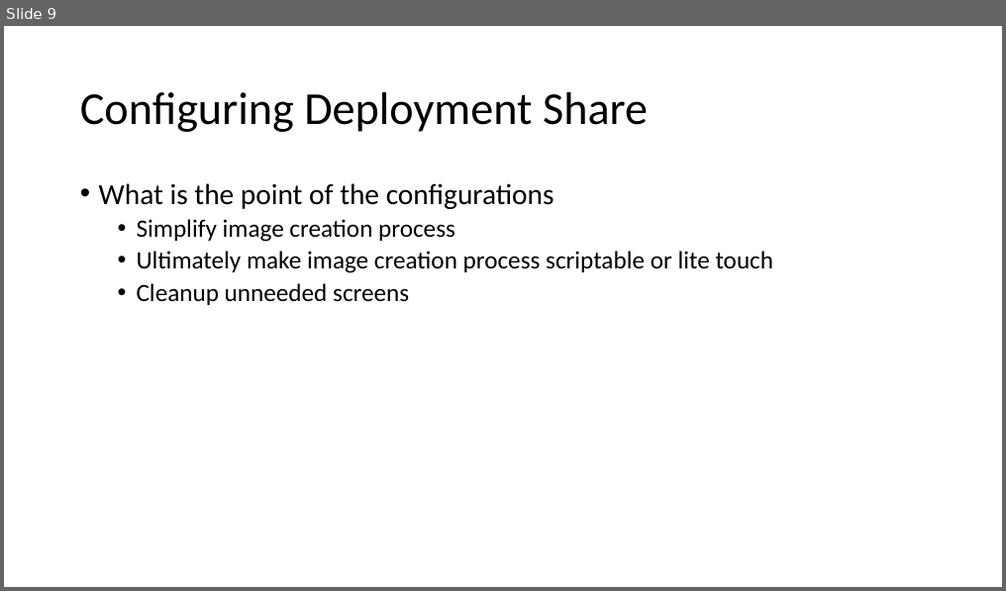
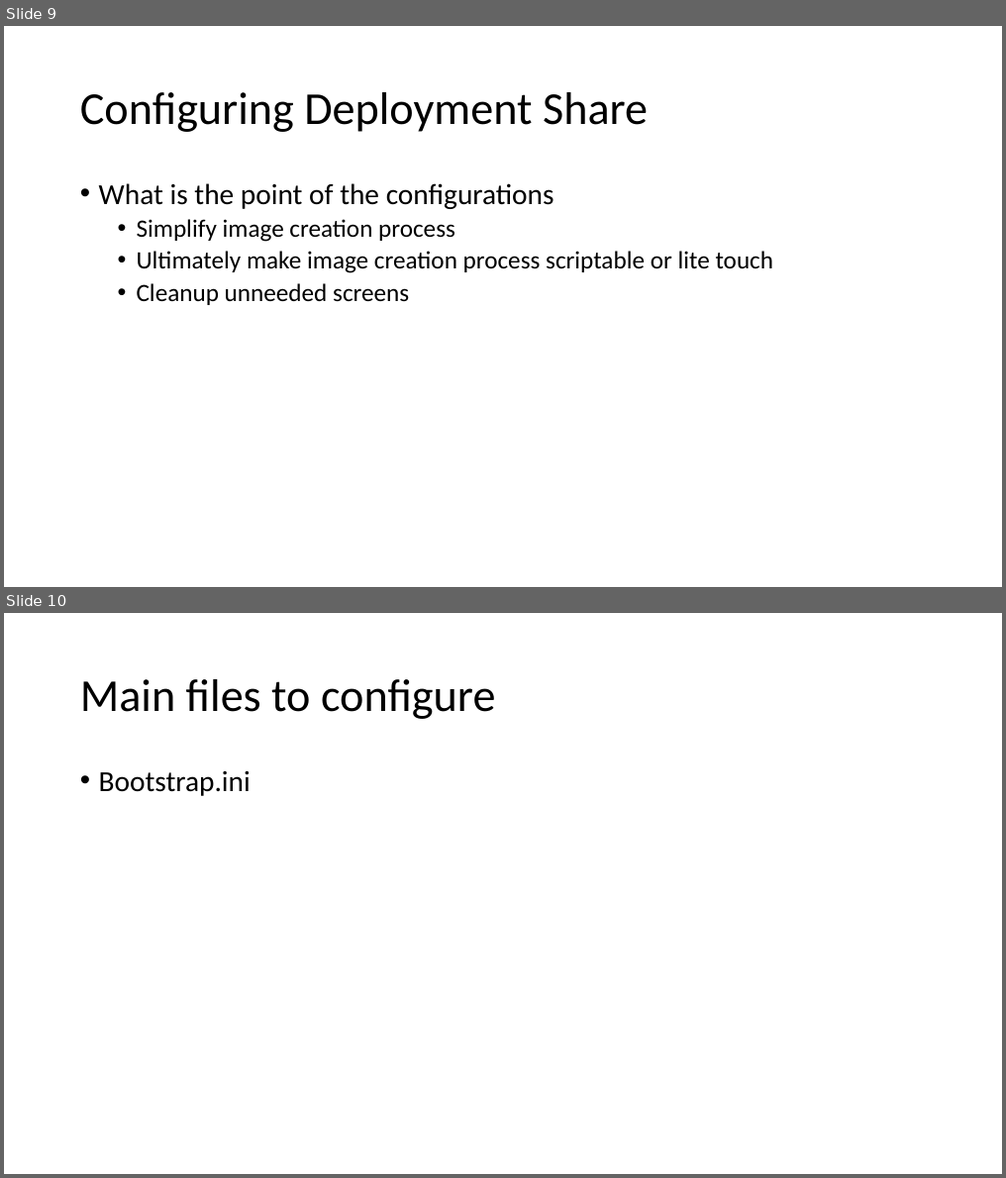
Before and after one commit to fydexx/HECC-2018, a slide deck: Part_01/Section01.pptx. Shown one above the other, each under a label of ours: slide 9 before the commit, slides 9 and 10 after it. The pictures are 1006x591 and 1006x1178 pixels, drawn with LibreOffice and Linux fonts; fonts in the diff are those of the drawing. Boxes give left, top, right and bottom in pixels: in the first picture for what was removed or moved away, otherwise in the second. Text is boxed around its words. In the diff, an @@ line names an element or a change of style, - is before the commit and + after.

```diff
--- a/Part_01/Section01.pptx
+++ b/Part_01/Section01.pptx
@@ slide 10 added at bbox=[4, 613, 1002, 1174], background #FFFFFF @@
@@ title added at bbox=[80, 679, 495, 719], 44 pt, text #000000 @@
+Main files to configure
@@ text added at bbox=[99, 770, 251, 796], 28 pt, text #000000 @@
+• Bootstrap.ini
```
